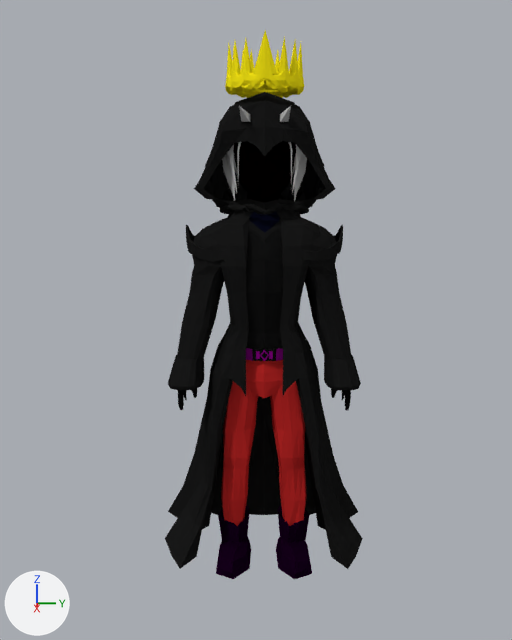
The Blender file blender/King.blend: old version first, new version second.
Before and after are seen from a camera (50 mm lens) standing at (3.25, -0.03, 1.86) and looking at (-0.06, -0.04, 1.16). Arrows for +X, +Y and +Z are at lower left; the lights stay in place.
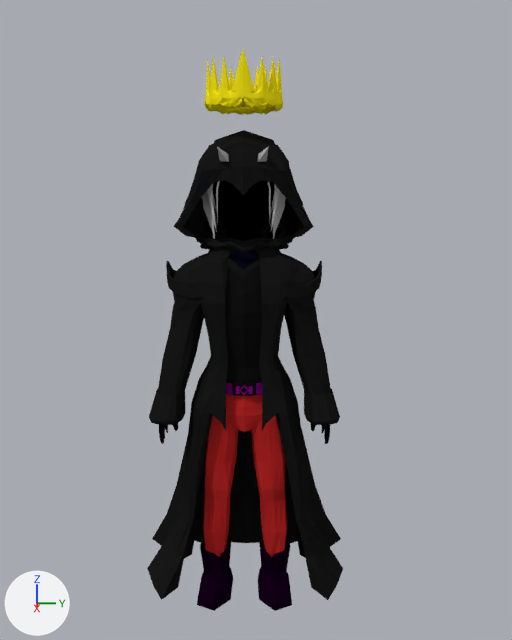
Changed parts and their boxes (x1, y1, x2, y2) in the pictures (512 x 640 px; the box of a moved part takes in the faces that stretch with it):
```json
{"object": "Torus", "change": "reshaped, moved", "before": [165, 30, 363, 579], "after": [147, 49, 343, 611]}
{"part": 1, "of": "me_torus_001", "change": "moved or reshaped", "before": [225, 30, 304, 98], "after": [204, 49, 283, 115]}
```

Scene script edits in JSON lines:
```json
{"block": "me_torus_001", "where": "me_torus_001.from_pydata(...)  # 3488 vertices, 3414 faces; spans x -3.0..2.2, y -3.7..2.8, z -15.7..1.4"}
{"block": "me_torus_001", "where": "# used by ob_torus; location = (0.003, 0.0, 2.226); scale = (0.141, 0.141, 0.141)"}
{"block": "me_torus_001", "change": "me_torus_001 part 1: the loose piece of 300 vertices spanning x -1.2..1.2, y -1.2..0.1, z -0.3..1.4 is moved by (0.0, 0.0, 0.6)"}
{"op": "set", "path": "ob_torus.location", "old": "(0.003, 0.0, 2.226)", "new": "(0.005, -0.091, 2.064)"}
```
